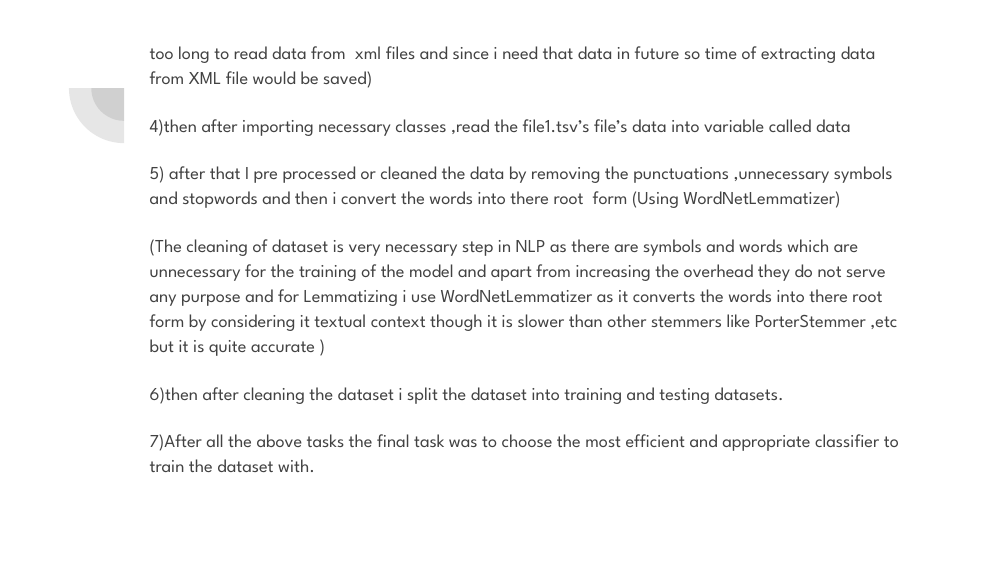
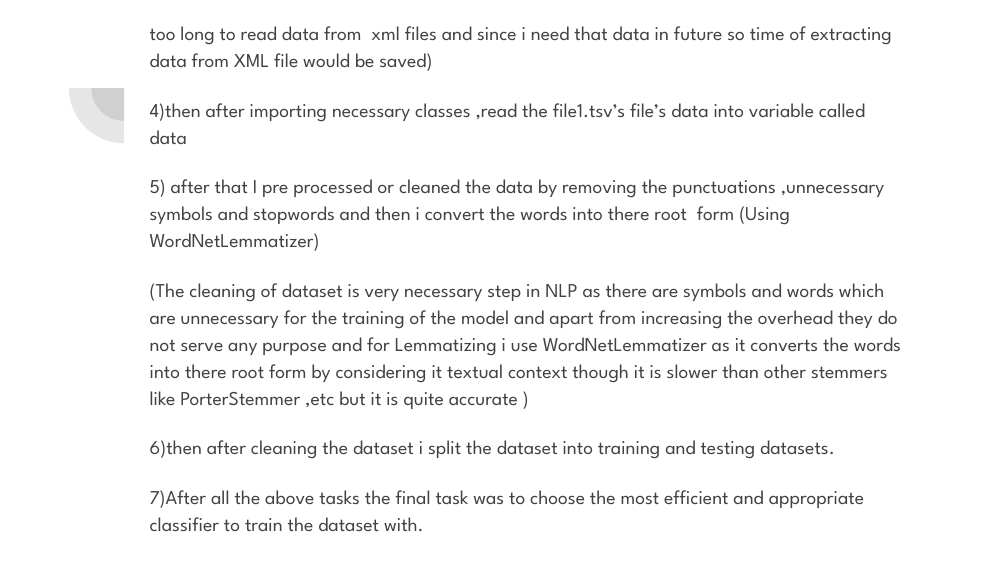
Before and after one commit to faizan4053/ipc_classifier, a slide deck: slide 4 of International Patent Classifier.pptx (slide 3 before the commit). Drawn at 1008x567 pixels with LibreOffice and Linux fonts; fonts in the diff are those of the drawing. Boxes give left, top, right and bottom in pixels: in the first picture for what was removed or moved away, otherwise in the second. Text is boxed around its words. In the diff, an @@ line names an element or a change of style, - is before the commit and + after.

Commit message:
adding ppt notebook and other changes

```diff
--- a/International Patent Classifier.pptx
+++ b/International Patent Classifier.pptx
@@ text "too long to read data ...": place and size @@
-text "too long to read data ..." at <box>150,46,899,472</box>
+text "too long to read data ..." at <box>150,26,901,531</box>
@@ text "too long to read data ..." at <box>150,26,901,531</box>: size 13 to 14 pt @@
```
Also in this commit, not shown: 1 other slide changed, 7 slides added, 1 slide removed, 3 other files.
